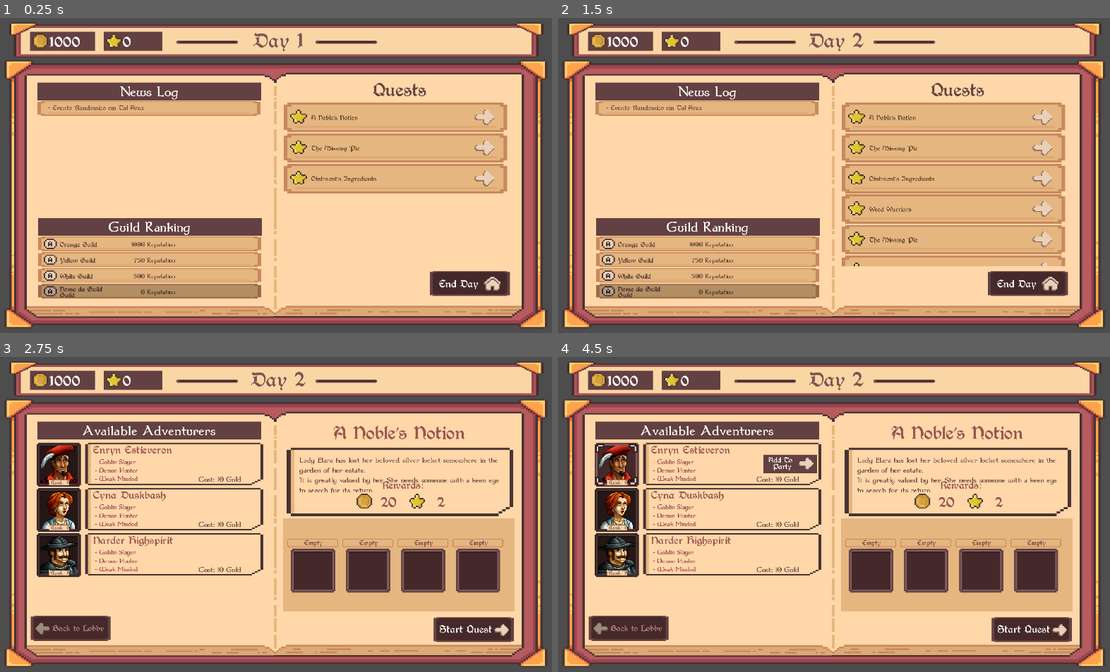
Above: before the commit, frames 1-4 (two rows, left to right).
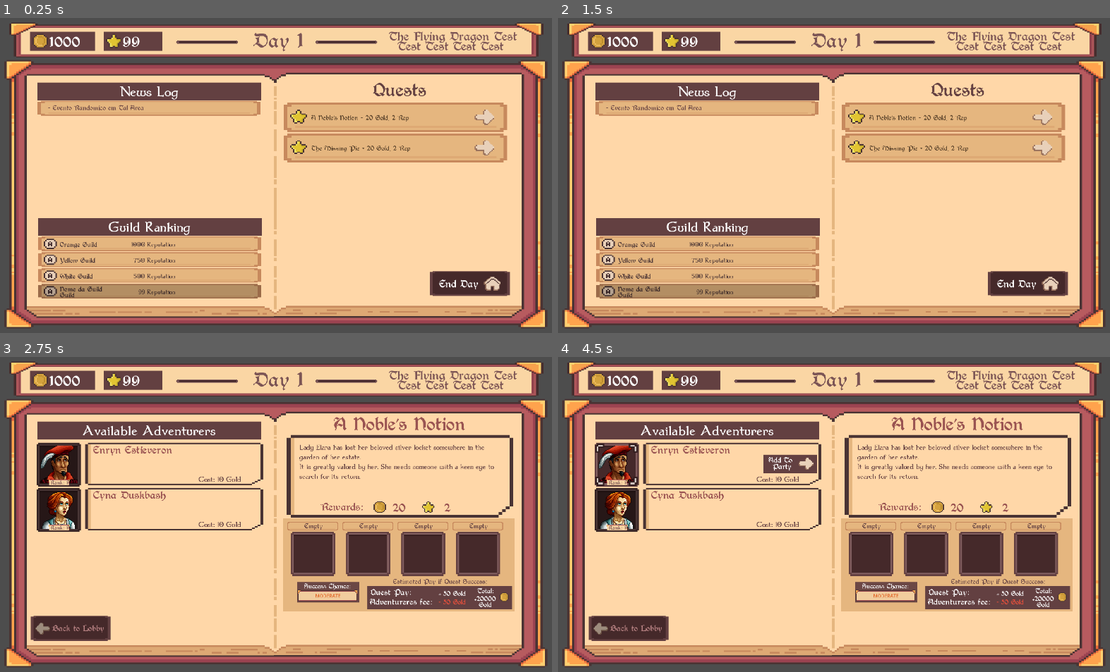
Above: after the commit, the same moments.

Repository: igoralves3/BrackeysGameJamIgorJoaoRodrigo
Game: Godot game, scene res://Scenes/Main.tscn
Two runs of this game, one before a commit and one after it. Both use one fixed random seed, a clock stepped at 60 frames per second and the inputs below.
Inputs (mouse positions are in pixels of both pictures, inside the frame that each line leads up to):
- Up to frame 1 (0.25 s): no input
- Up to frame 2 (1.5 s): click "End Day" at 0.5 s; click (1021, 282) at 1.25 s, where only the run before the commit has a clickable "Continue"
- Up to frame 3 (2.75 s): click (485, 457) at 2.02 s
- Up to frame 4 (4.5 s): click (1032, 627) at 2.75 s, where only the run before the commit has a clickable "Start Quest"; click (1032, 627) at 3.5 s, where only the run before the commit has a clickable "Start Quest"; click "Cost: 10 Gold" at 4.25 s

The runs differ from the first frame. In frame 1, 4.4% of the frame differs, in the area x 22-94%, y 4-88%; in frame 2, 13%; in frame 3, 13%, in the area x 6-94%, y 4-91%; in frame 4, 13%.

Commit message:
quick fixes, hold button to complete day (missing animation)

Diff:
--- a/bragamejam2025.2_guildmaster/Scenes/BookPages/guild_lobby.tscn
+++ b/bragamejam2025.2_guildmaster/Scenes/BookPages/guild_lobby.tscn
@@ -173,4 +173,8 @@
 offset_bottom = 72.0
 texture = ExtResource("14_8xw2f")
 
-[connection signal="pressed" from="RightPage_BG/EndDayButton" to="." method="_on_end_day_button_pressed"]
+[node name="HoldTimer" type="Timer" parent="RightPage_BG/EndDayButton"]
+
+[connection signal="button_down" from="RightPage_BG/EndDayButton" to="." method="_on_end_day_button_button_down"]
+[connection signal="button_up" from="RightPage_BG/EndDayButton" to="." method="_on_end_day_button_button_up"]
+[connection signal="timeout" from="RightPage_BG/EndDayButton/HoldTimer" to="." method="_on_hold_timer_timeout"]
--- a/bragamejam2025.2_guildmaster/Scenes/BookPages/quest_man_selection.tscn
+++ b/bragamejam2025.2_guildmaster/Scenes/BookPages/quest_man_selection.tscn
@@ -74,9 +74,9 @@
 [node name="QuestInfoPannel" type="NinePatchRect" parent="RightPage_BG"]
 layout_mode = 0
 offset_left = 44.0
-offset_top = 122.0
+offset_top = 79.0
 offset_right = 813.0
-offset_bottom = 355.0
+offset_bottom = 360.0
 texture = ExtResource("8_rpcs8")
 
 [node name="QuestNameLabel" type="Label" parent="RightPage_BG/QuestInfoPannel"]
@@ -85,7 +85,7 @@
 offset_left = -10.0
 offset_top = -83.0
 offset_right = 778.0
-offset_bottom = 2.0
+offset_bottom = 27.0
 theme_override_fonts/font = ExtResource("7_e34ok")
 theme_override_font_sizes/font_size = 45
 text = "Orc Fortress Raid"
@@ -98,19 +98,21 @@
 offset_left = 42.0
 offset_top = 27.0
 offset_right = 736.0
-offset_bottom = 152.0
+offset_bottom = 213.0
 theme_override_fonts/font = ExtResource("4_sn0tn")
-theme_override_font_sizes/font_size = 30
-text = "A Challenge for even the most brave of adventures "
+theme_override_font_sizes/font_size = 28
+text = "The herbalist is in need of some specific herbs to prepare a few ointments.
+		He is the only one at his shop and can't leave it without anyone,
+		that's why he is looking for some helping hands to gather those herbs in the nearby forest."
 autowrap_mode = 2
 
 [node name="RewardLabel" type="Label" parent="RightPage_BG/QuestInfoPannel"]
 modulate = Color(0.6, 0.32549, 0.317647, 1)
 layout_mode = 0
-offset_left = 165.0
-offset_top = 110.0
-offset_right = 619.0
-offset_bottom = 156.0
+offset_left = 98.0
+offset_top = 231.0
+offset_right = 277.0
+offset_bottom = 270.0
 theme_override_fonts/font = ExtResource("7_e34ok")
 theme_override_font_sizes/font_size = 25
 text = "Rewards:"
@@ -119,10 +121,11 @@
 
 [node name="Gold" type="NinePatchRect" parent="RightPage_BG/QuestInfoPannel"]
 layout_mode = 0
-offset_left = 229.0
-offset_top = 151.0
-offset_right = 396.0
-offset_bottom = 215.0
+offset_left = 288.0
+offset_top = 220.0
+offset_right = 455.0
+offset_bottom = 284.0
+scale = Vector2(0.8, 0.8)
 
 [node name="TextureRect" type="TextureRect" parent="RightPage_BG/QuestInfoPannel/Gold"]
 layout_mode = 0
@@ -145,13 +148,15 @@
 text = "5"
 horizontal_alignment = 1
 vertical_alignment = 2
+metadata/_edit_lock_ = true
 
 [node name="Reputation" type="NinePatchRect" parent="RightPage_BG/QuestInfoPannel"]
 layout_mode = 0
-offset_left = 408.0
-offset_top = 151.0
-offset_right = 575.0
-offset_bottom = 215.0
+offset_left = 453.0
+offset_top = 220.0
+offset_right = 620.0
+offset_bottom = 284.0
+scale = Vector2(0.8, 0.8)
 
 [node name="TextureRect" type="TextureRect" parent="RightPage_BG/QuestInfoPannel/Reputation"]
 layout_mode = 0
@@ -174,6 +179,7 @@
 text = "5"
 horizontal_alignment = 1
 vertical_alignment = 2
+metadata/_edit_lock_ = true
 
 [node name="PartySlots" type="NinePatchRect" parent="RightPage_BG"]
 custom_minimum_size = Vector2(750, 180)
@@ -212,7 +218,6 @@
 layout_mode = 2
 
 [node name="OutcomeContainer" type="Control" parent="RightPage_BG/PartySlots/VBoxContainer"]
-visible = false
 custom_minimum_size = Vector2(780, 110)
 layout_mode = 2
 
@@ -261,7 +266,7 @@
 layout_mode = 0
 offset_left = 289.0
 offset_right = 768.0
-offset_bottom = 74.0
+offset_bottom = 95.0
 
 [node name="Label" type="Label" parent="RightPage_BG/PartySlots/VBoxContainer/OutcomeContainer/BalanceAfterPayouts"]
 modulate = Color(0.388235, 0.25098, 0.254902, 1)
@@ -277,10 +282,10 @@
 
 [node name="TextureRect" type="TextureRect" parent="RightPage_BG/PartySlots/VBoxContainer/OutcomeContainer/BalanceAfterPayouts"]
 layout_mode = 0
-offset_left = -9.0
+offset_left = -18.0
 offset_top = 33.0
-offset_right = 440.0
-offset_bottom = 102.0
+offset_right = 475.0
+offset_bottom = 112.0
 texture = ExtResource("3_1miym")
 
 [node name="Payout" type="Control" parent="RightPage_BG/PartySlots/VBoxContainer/OutcomeContainer/BalanceAfterPayouts/TextureRect"]
@@ -297,6 +302,7 @@
 offset_right = 149.0
 offset_bottom = 43.0
 theme_override_fonts/font = ExtResource("7_e34ok")
+theme_override_font_sizes/font_size = 20
 text = "Quest Pay:"
 vertical_alignment = 1
 
@@ -312,12 +318,12 @@
 
 [node name="PayValue" type="Label" parent="RightPage_BG/PartySlots/VBoxContainer/OutcomeContainer/BalanceAfterPayouts/TextureRect/Payout"]
 layout_mode = 0
-offset_left = 171.0
-offset_top = 11.0
-offset_right = 263.0
-offset_bottom = 41.0
-theme_override_fonts/font = ExtResource("7_e34ok")
-theme_override_font_sizes/font_size = 14
+offset_left = 224.0
+offset_top = 14.0
+offset_right = 328.0
+offset_bottom = 44.0
+theme_override_fonts/font = ExtResource("7_e34ok")
+theme_override_font_sizes/font_size = 16
 text = "+ 50 Gold"
 horizontal_alignment = 2
 vertical_alignment = 1
@@ -332,10 +338,12 @@
 
 [node name="FeeLabel" type="Label" parent="RightPage_BG/PartySlots/VBoxContainer/OutcomeContainer/BalanceAfterPayouts/TextureRect/Fee"]
 layout_mode = 0
-offset_right = 166.0
-offset_bottom = 36.0
-theme_override_fonts/font = ExtResource("7_e34ok")
-theme_override_font_sizes/font_size = 15
+offset_left = 1.0
+offset_top = 8.0
+offset_right = 213.0
+offset_bottom = 44.0
+theme_override_fonts/font = ExtResource("7_e34ok")
+theme_override_font_sizes/font_size = 20
 text = "Adventureres fee:"
 horizontal_alignment = 1
 vertical_alignment = 1
@@ -351,13 +359,14 @@
 texture = ExtResource("9_moi7u")
 
 [node name="FeeValue" type="Label" parent="RightPage_BG/PartySlots/VBoxContainer/OutcomeContainer/BalanceAfterPayouts/TextureRect/Fee"]
-layout_mode = 0
-offset_left = 166.0
-offset_top = 4.0
-offset_right = 262.0
-offset_bottom = 34.0
-theme_override_fonts/font = ExtResource("7_e34ok")
-theme_override_font_sizes/font_size = 14
+self_modulate = Color(0.905882, 0.313726, 0.235294, 1)
+layout_mode = 0
+offset_left = 220.0
+offset_top = 11.0
+offset_right = 328.0
+offset_bottom = 41.0
+theme_override_fonts/font = ExtResource("7_e34ok")
+theme_override_font_sizes/font_size = 16
 text = "- 50 Gold"
 horizontal_alignment = 2
 vertical_alignment = 1
@@ -365,43 +374,46 @@
 [node name="Total" type="Control" parent="RightPage_BG/PartySlots/VBoxContainer/OutcomeContainer/BalanceAfterPayouts/TextureRect"]
 layout_mode = 3
 anchors_preset = 0
-offset_left = 266.0
-offset_top = 19.0
-offset_right = 439.0
+offset_left = 327.0
+offset_right = 492.0
+offset_bottom = 78.0
+metadata/_edit_lock_ = true
+
+[node name="FeeLabel" type="Label" parent="RightPage_BG/PartySlots/VBoxContainer/OutcomeContainer/BalanceAfterPayouts/TextureRect/Total"]
+layout_mode = 0
+offset_left = 29.0
+offset_top = 1.0
+offset_right = 122.0
+offset_bottom = 41.0
+theme_override_fonts/font = ExtResource("7_e34ok")
+text = "Total:"
+horizontal_alignment = 1
+vertical_alignment = 1
+
+[node name="GoldCoin" type="TextureRect" parent="RightPage_BG/PartySlots/VBoxContainer/OutcomeContainer/BalanceAfterPayouts/TextureRect/Total"]
+layout_mode = 0
+offset_left = 123.0
+offset_top = 22.0
+offset_right = 162.0
 offset_bottom = 62.0
-
-[node name="FeeLabel" type="Label" parent="RightPage_BG/PartySlots/VBoxContainer/OutcomeContainer/BalanceAfterPayouts/TextureRect/Total"]
-layout_mode = 0
-offset_left = 18.0
-offset_top = 3.0
-offset_right = 87.0
-offset_bottom = 43.0
-theme_override_fonts/font = ExtResource("7_e34ok")
-text = "Total:"
-horizontal_alignment = 1
-vertical_alignment = 1
-
-[node name="GoldCoin" type="TextureRect" parent="RightPage_BG/PartySlots/VBoxContainer/OutcomeContainer/BalanceAfterPayouts/TextureRect/Total"]
-layout_mode = 0
-offset_left = 143.0
-offset_top = 1.0
-offset_right = 183.0
-offset_bottom = 41.0
 scale = Vector2(0.8, 0.8)
 texture = ExtResource("9_moi7u")
 
 [node name="TotalValue" type="Label" parent="RightPage_BG/PartySlots/VBoxContainer/OutcomeContainer/BalanceAfterPayouts/TextureRect/Total"]
 layout_mode = 0
-offset_left = 86.0
-offset_top = 7.0
-offset_right = 143.0
-offset_bottom = 36.0
-theme_override_fonts/font = ExtResource("7_e34ok")
-text = "+ 20"
-horizontal_alignment = 1
-vertical_alignment = 1
+offset_left = 30.0
+offset_top = 29.0
+offset_right = 120.0
+offset_bottom = 86.0
+theme_override_fonts/font = ExtResource("7_e34ok")
+theme_override_font_sizes/font_size = 16
+text = "+20000 Gold"
+horizontal_alignment = 1
+vertical_alignment = 1
+autowrap_mode = 2
 
 [node name="StartQuestButton" type="TextureButton" parent="RightPage_BG"]
+visible = false
 layout_mode = 0
 offset_left = 543.0
 offset_top = 694.0
--- a/bragamejam2025.2_guildmaster/Scenes/character_slot_mission_selection.tscn
+++ b/bragamejam2025.2_guildmaster/Scenes/character_slot_mission_selection.tscn
@@ -109,6 +109,7 @@
 vertical_alignment = 1
 
 [node name="LabelInfos" type="Label" parent="InfoContainer"]
+visible = false
 modulate = Color(0.552919, 0.221735, 0.282394, 1)
 layout_mode = 2
 offset_left = 32.0
--- a/bragamejam2025.2_guildmaster/Scenes/resources_info_bar.tscn
+++ b/bragamejam2025.2_guildmaster/Scenes/resources_info_bar.tscn
@@ -98,3 +98,16 @@
 offset_right = 1260.0
 offset_bottom = 76.0
 texture = ExtResource("6_elvte")
+
+[node name="DayCounter2" type="Label" parent="."]
+modulate = Color(0.485661, 0.33156, 0.331263, 1)
+offset_left = 1257.0
+offset_top = 39.0
+offset_right = 1779.0
+offset_bottom = 108.0
+theme_override_fonts/font = ExtResource("4_m27y4")
+theme_override_font_sizes/font_size = 30
+text = "The Flying Dragon Test Test Test Test Test "
+horizontal_alignment = 1
+vertical_alignment = 1
+autowrap_mode = 2
--- a/bragamejam2025.2_guildmaster/Scripts/Singletons/Globals.gd
+++ b/bragamejam2025.2_guildmaster/Scripts/Singletons/Globals.gd
@@ -25,7 +25,7 @@
 var availbleAdventurersMaxLimit = 5
 
 var totalgold = 1000
-var totalrep = 0
+var totalrep = 99
 var day = 1
 
 var tierGuild = "Unlicenced"
--- a/bragamejam2025.2_guildmaster/Scripts/Singletons/Spawner.gd
+++ b/bragamejam2025.2_guildmaster/Scripts/Singletons/Spawner.gd
@@ -162,6 +162,8 @@
 		He needs a hard-looking adventurer to stand watch over his wares for an hour or so.
 		The job is to look threatening and ensure that nobody steals a sword."
 		myQuests.append(q5)
+
+		return myQuests.pick_random()
 
 	if rank == "D":
 		var myQuests = []
--- a/bragamejam2025.2_guildmaster/Scripts/end_of_day.gd
+++ b/bragamejam2025.2_guildmaster/Scripts/end_of_day.gd
@@ -224,6 +224,8 @@
 
 	Globals.totalgold = Globals.totalgold + endDayGoldEarned
 
+	Globals.availableQuests.clear()
+
 	## se retornar true upou agora
 	if Globals.addReputation(endDayRepEarned):
 		print("Up Guild Tier: " + Globals.tierGuild)
--- a/bragamejam2025.2_guildmaster/Scripts/guild_lobby.gd
+++ b/bragamejam2025.2_guildmaster/Scripts/guild_lobby.gd
@@ -7,6 +7,8 @@
 
 var quest_label = preload("res://Scenes/quest_label.tscn")
 var rank_label = preload("res://Scenes/guild_ranking_label.tscn")
+
+@onready var hold_timer = $RightPage_BG/EndDayButton/HoldTimer
 
 ## variavel local do dia que compara com globals se for diferente o dia passou tem que atualizar a view
 var localdayaux = 0
@@ -64,58 +66,48 @@
 func newDaySpawnQuests():
 
 	var minumum_ranks_possible = 1
+	var max_quests = 3
 
 	if Globals.tierGuild == "Unlicensed":
 		minumum_ranks_possible = 2
+		max_quests = 3
 	if Globals.tierGuild == "Iron":
 		minumum_ranks_possible = 3
+		max_quests = 5
 	if Globals.tierGuild == "Bronze":
 		minumum_ranks_possible = 4
+		max_quests = 7
 	if Globals.tierGuild == "Silver":
 		minumum_ranks_possible = 5
+		max_quests = 9
 	if Globals.tierGuild == "Gold":
 		minumum_ranks_possible = 6
+		max_quests = 12
 	if Globals.tierGuild == "Platinum":
 		minumum_ranks_possible = 7
+		max_quests = 15
 	if Globals.tierGuild == "Diamond":
 		minumum_ranks_possible = 7
+		max_quests = 17
 	if Globals.tierGuild == "Pinnacle":
 		minumum_ranks_possible = 7
+		max_quests = 20
 
-	var max_quests = 5
-
-	if minumum_ranks_possible >= 3 and minumum_ranks_possible <= 4:
-		max_quests=6
-	elif minumum_ranks_possible > 4:
-		max_quests=7
+	##if minumum_ranks_possible >= 3 and minumum_ranks_possible <= 4:
+	##	max_quests=6
+	##elif minumum_ranks_possible > 4:
+	##	max_quests=7
 
 	var n = randi_range(1,max_quests)
-	for i in range(0,n-1):
-		pass
-
-	## por enquanto sempre spawna 3 quests
-	var auxnewq = Spawner.spawnNewQuest()
-	Globals.availableQuests.append(auxnewq)
-	auxnewq = Spawner.spawnNewQuest()
-	Globals.availableQuests.append(auxnewq)
-	auxnewq = Spawner.spawnNewQuest()
-	Globals.availableQuests.append(auxnewq)
-
-	match Globals.tierGuild:
-		"Unlicensed":
-			pass
-		"Iron":
-			pass
-		"Bronze":
-			pass
-		"Silver":
-			pass
-		"Gold":
-			pass
-		"Platinum":
-			pass
-		"Diamond":
-			pass
+	for i in range(0,n):
+		print("spawn quest")
+		var auxnewq = Spawner.spawnNewQuest()
+		if Globals.availableQuests.size()!=0:
+			for q in Globals.availableQuests:
+				if q.questname != auxnewq.questname:
+					Globals.availableQuests.append(auxnewq)
+		else:
+			Globals.availableQuests.append(auxnewq)
 
 	attAvaibleQuestsDisplay()
 
@@ -151,10 +143,18 @@
 		rankingContainer.add_child(ranklabel)
 		ranklabel.setLabel(key,deep_dict_copy_aux[key])
 
-func _on_end_day_button_pressed() -> void:
-	#Globals.reset()
 
-	#SoundManager.play_sfx("select_sound")
+func _on_end_day_button_button_down() -> void:
+	hold_timer.start()
+
+
+func _on_end_day_button_button_up() -> void:
+	if hold_timer.is_stopped():
+		pass
+	else:
+		hold_timer.stop()
+
+
+func _on_hold_timer_timeout() -> void:
 	get_tree().get_root().get_node("Main").changeBookPage("endofday")
 	SoundManager.pickButtonSFX(randi() % 3)
-	pass
--- a/bragamejam2025.2_guildmaster/Scripts/quest_label.gd
+++ b/bragamejam2025.2_guildmaster/Scripts/quest_label.gd
@@ -8,7 +8,7 @@
 
 func setNewQuest(q: quest):
 	questLocal = q
-	descName.text = str(q.questname)
+	descName.text = str(q.questname) + " - " + str(q.gold) + " Gold, " + str(q.rep) + " Rep"
 
 	if q.onGoing == true:
 		self.modulate = Color("#565656")
--- a/bragamejam2025.2_guildmaster/Scripts/quest_man_selection.gd
+++ b/bragamejam2025.2_guildmaster/Scripts/quest_man_selection.gd
@@ -36,8 +36,10 @@
 		auxPartyCounter = Globals.partyNow.size()
 		if Globals.partyNow.size() > 0:
 			attQuestChancesandPayouts()
+			$RightPage_BG/StartQuestButton.visible = true
 		else:
 			outComeContainer.visible = false
+			$RightPage_BG/StartQuestButton.visible = false
 
 	## check pra atualizar os personagens disponiveis roda assim que ficar visivel a pagina
 	if visible and not has_been_visible_and_processed:
